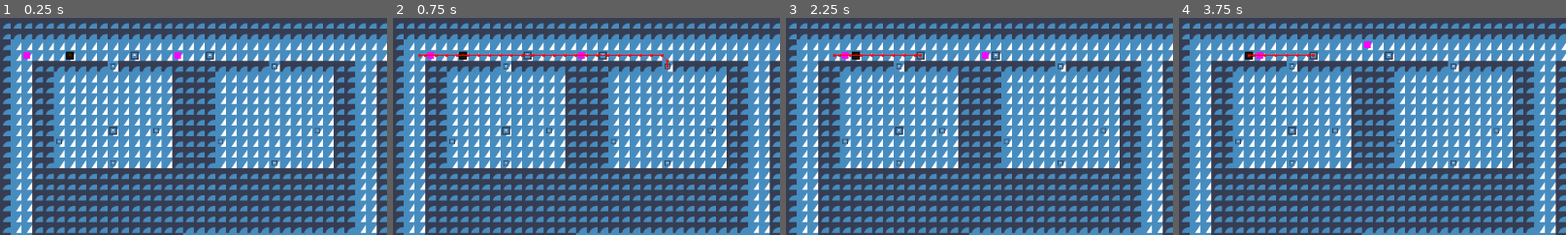
Above: before the commit, frames 1-4 (left to right).
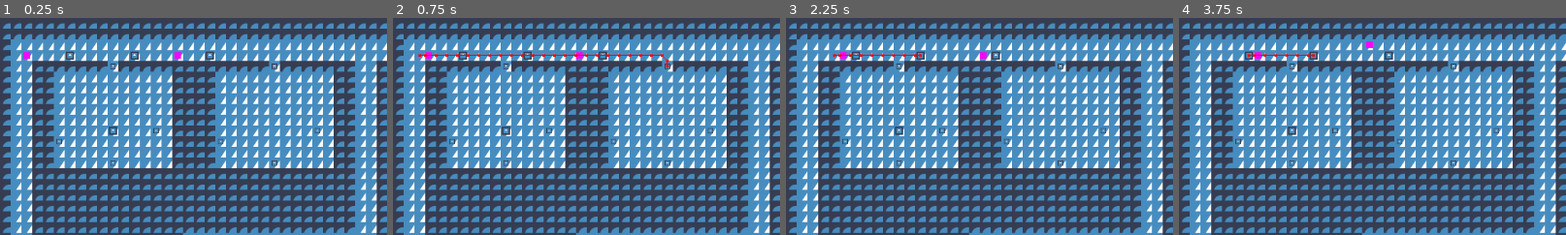
Above: after the commit, the same moments.

Repository: Nathpett/City-Navigation-Project
Game: Godot game, scene res://main.tscn
Same seed, same stepped clock (60 frames per second), same inputs: the game is played once before the commit and once after it. The engine's default icon, where the game draws it, is replaced by a stand-in: a white triangle on a blue panel in a dark square.
Inputs:
- Up to frame 1 (0.25 s): no input
- Up to frame 2 (0.75 s): tap Enter at 0.5 s; hold D (right) from 0.53 s (still down)
- Up to frame 3 (2.25 s): tap Space at 1.25 s; release D (right) at 1.28 s; hold S (down) 1.28-2.03 s; tap Enter at 2 s; hold D (right) from 2.03 s (still down)
- Up to frame 4 (3.75 s): tap Space at 2.75 s; release D (right) at 2.78 s; hold W (up) 2.78-3.53 s; tap Enter at 3.5 s; hold A (left) from 3.53 s (still down)
The pictures show only the part of the screen within x 0-50%, y 0-50%; the shares and areas given below are measured in that part.

The runs differ from the first frame. In frame 1, less than 0.1% of the frame differs, in the area x 17-20%, y 15-20%; in frame 2, 0.1%; in frame 3, 0.2%, in the area x 13-53%, y 15-20%; in frame 4, 0.2%.

Commit message:
sprites hover now

Diff:
--- a/round_master/round_master.gd
+++ b/round_master/round_master.gd
@@ -5,7 +5,7 @@
 signal turn_body
 signal round_end
 signal round_conclude
-signal cleanup_turn
+signal cleanup_round
 
 var character_registry: Array = []
 var is_player_turn: bool = false
@@ -41,7 +41,7 @@
 			character.process_turn_body()
 
 	emit_signal("round_end")
-	emit_signal("cleanup_turn") # TODO RENAME
+	emit_signal("cleanup_round")
 	call_deferred("emit_signal", "round_conclude")
 
 
--- a/state/npc_states/flee.gd
+++ b/state/npc_states/flee.gd
@@ -58,6 +58,6 @@
 	state_owner.set_movement_target(champ_nav)
 
 
-func _on_cleanup_turn() -> void:
+func _on_cleanup_round() -> void:
 	if flee_turns == 0:
 		emit_signal("state_concluded")
--- a/state/npc_states/npc_state_base.gd
+++ b/state/npc_states/npc_state_base.gd
@@ -10,7 +10,7 @@
 func _ready():
 	super._ready()
 	RoundMaster.connect("prime_physics", Callable(self, "set").bind("has_physics_this_round", false))
-	RoundMaster.connect("cleanup_turn", Callable(self, "_on_cleanup_turn"))
+	RoundMaster.connect("cleanup_round", Callable(self, "_on_cleanup_round"))
 
 
 func _physics_process(_delta):
@@ -31,5 +31,5 @@
 			state_machine.push_state("flee")
 
 
-func _on_cleanup_turn() -> void:
+func _on_cleanup_round() -> void:
 	pass
--- a/things/character.gd
+++ b/things/character.gd
@@ -32,7 +32,7 @@
 	var possible_tile = city.get_map_local(global_position) + direction
 	if city.is_collide(possible_tile):
 		return
-	position = city.map_to_global(possible_tile) # TODO use tween?
+	position = city.map_to_global(possible_tile)
 
 
 func pick_up(thing: Thing) -> void:
--- /dev/null
+++ b/things/hover_sprite/hover_sprite.gd
@@ -0,0 +1,19 @@
+extends Sprite2D
+
+var true_parent
+
+
+func _ready():
+	true_parent = get_parent()
+	call_deferred("_become_sibling")
+
+
+func _process(_delta) -> void:
+	var t = _delta * 8
+	position = position.lerp(true_parent.global_position, t)
+
+
+func _become_sibling() -> void:
+	get_parent().remove_child(self)
+	true_parent.get_parent().add_child(self)
+	position = true_parent.global_position
--- /dev/null
+++ b/things/hover_sprite/hover_sprite.tscn
@@ -0,0 +1,6 @@
+[gd_scene load_steps=2 format=3 uid="uid://xkbqb2ggp7xa"]
+
+[ext_resource type="Script" path="res://things/hover_sprite/hover_sprite.gd" id="1_vv5kw"]
+
+[node name="HoverSprite" type="Sprite2D"]
+script = ExtResource("1_vv5kw")
--- a/things/npc.tscn
+++ b/things/npc.tscn
@@ -1,6 +1,7 @@
-[gd_scene load_steps=7 format=3 uid="uid://3nh4d1xc5avs"]
+[gd_scene load_steps=8 format=3 uid="uid://3nh4d1xc5avs"]
 
 [ext_resource type="Script" path="res://things/npc.gd" id="1_mukjw"]
+[ext_resource type="PackedScene" uid="uid://xkbqb2ggp7xa" path="res://things/hover_sprite/hover_sprite.tscn" id="2_blvpj"]
 [ext_resource type="Script" path="res://state/state_machine.gd" id="2_hifb0"]
 
 [sub_resource type="CircleShape2D" id="CircleShape2D_rylqn"]
@@ -25,7 +26,7 @@
 [node name="CollisionShape2D" type="CollisionShape2D" parent="."]
 shape = SubResource("CircleShape2D_rylqn")
 
-[node name="Sprite2D" type="Sprite2D" parent="."]
+[node name="HoverSprite" parent="." instance=ExtResource("2_blvpj")]
 texture = SubResource("PlaceholderTexture2D_hxpec")
 
 [node name="NavigationAgent2D" type="NavigationAgent2D" parent="."]
--- a/things/player.gd
+++ b/things/player.gd
@@ -1,7 +1,6 @@
 extends Character
 
 var turn_exhausted = false
-# TODO QUEUE INPUT AND EXECUTE IN process_turn_body
 
 func _input(event):
 	if !RoundMaster.is_player_turn:
--- a/things/player.tscn
+++ b/things/player.tscn
@@ -1,12 +1,13 @@
-[gd_scene load_steps=7 format=3 uid="uid://b0x3p1mj2mui0"]
+[gd_scene load_steps=8 format=3 uid="uid://b0x3p1mj2mui0"]
 
 [ext_resource type="Script" path="res://things/player.gd" id="1_08x34"]
 [ext_resource type="Script" path="res://state/state_machine.gd" id="2_dhwaf"]
+[ext_resource type="PackedScene" uid="uid://xkbqb2ggp7xa" path="res://things/hover_sprite/hover_sprite.tscn" id="2_inaxg"]
 
 [sub_resource type="CircleShape2D" id="CircleShape2D_rylqn"]
 radius = 3.0
 
-[sub_resource type="PlaceholderTexture2D" id="PlaceholderTexture2D_hxpec"]
+[sub_resource type="PlaceholderTexture2D" id="PlaceholderTexture2D_fxcqd"]
 size = Vector2(10, 10)
 
 [sub_resource type="CircleShape2D" id="CircleShape2D_f74tm"]
@@ -25,8 +26,8 @@
 [node name="CollisionShape2D" type="CollisionShape2D" parent="."]
 shape = SubResource("CircleShape2D_rylqn")
 
-[node name="Sprite2D" type="Sprite2D" parent="."]
-texture = SubResource("PlaceholderTexture2D_hxpec")
+[node name="HoverSprite" parent="." instance=ExtResource("2_inaxg")]
+texture = SubResource("PlaceholderTexture2D_fxcqd")
 
 [node name="NavigationAgent2D" type="NavigationAgent2D" parent="."]
 
--- a/things/thing.tscn
+++ b/things/thing.tscn
@@ -1,7 +1,8 @@
-[gd_scene load_steps=5 format=3 uid="uid://ccwa6pbmgfq8"]
+[gd_scene load_steps=6 format=3 uid="uid://ccwa6pbmgfq8"]
 
 [ext_resource type="Script" path="res://things/thing.gd" id="1_yt67d"]
 [ext_resource type="Texture2D" uid="uid://dkw051bbanke4" path="res://icon.svg" id="2_g3l83"]
+[ext_resource type="PackedScene" uid="uid://xkbqb2ggp7xa" path="res://things/hover_sprite/hover_sprite.tscn" id="3_dt6o6"]
 [ext_resource type="Script" path="res://state/state_machine.gd" id="3_u8ph6"]
 
 [sub_resource type="CircleShape2D" id="CircleShape2D_17t3k"]
@@ -10,7 +11,7 @@
 [node name="Thing" type="CharacterBody2D"]
 script = ExtResource("1_yt67d")
 
-[node name="Sprite2D" type="Sprite2D" parent="."]
+[node name="HoverSprite" parent="." instance=ExtResource("3_dt6o6")]
 scale = Vector2(0.1, 0.1)
 texture = ExtResource("2_g3l83")
 
